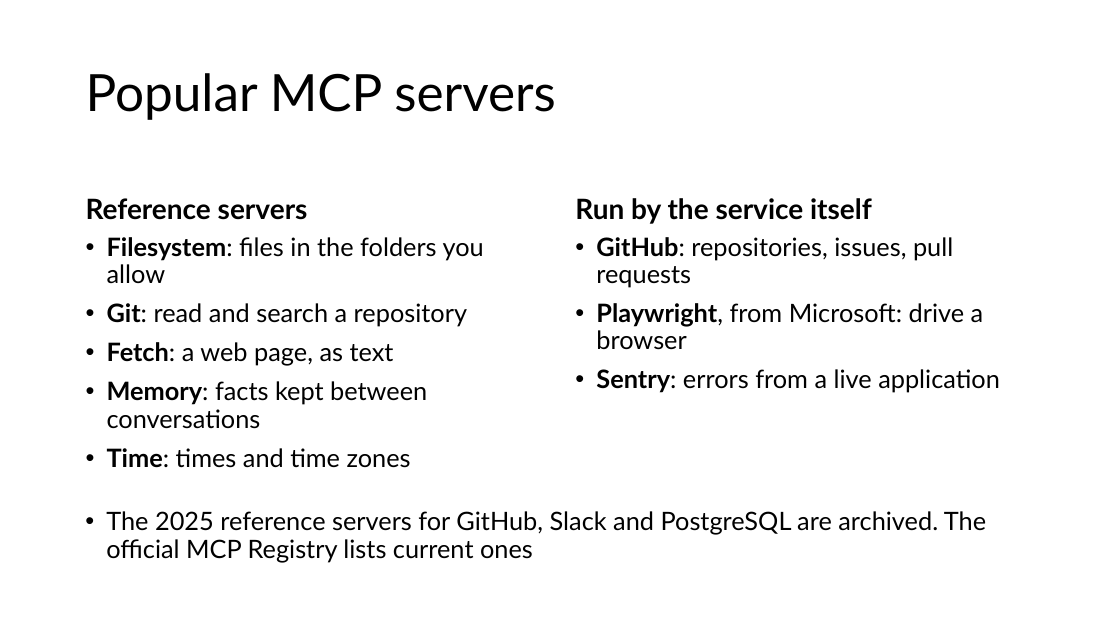
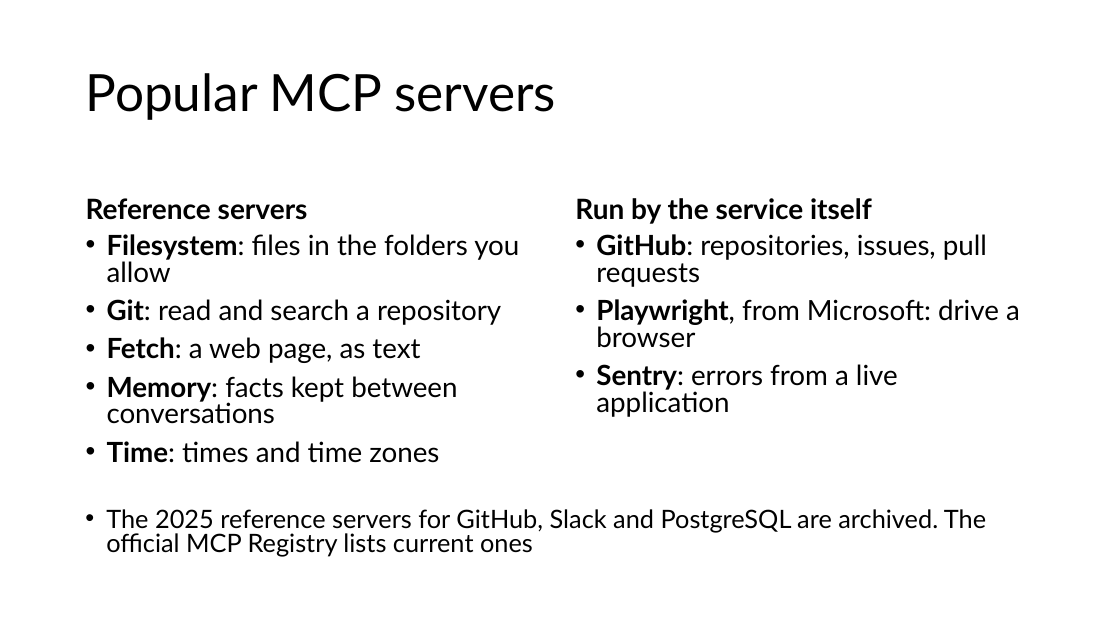
Before and after one commit to Caoimhe-K05/ai-assisted-programming-module, a slide deck: slide 27 of lectures-and-labs/week05/mcp-lecture.pptx. Drawn at 1120x630 pixels with LibreOffice and Linux fonts; fonts in the diff are those of the drawing. Boxes give left, top, right and bottom in pixels: in the first picture for what was removed or moved away, otherwise in the second. Text is boxed around its words. In the diff, an @@ line names an element or a change of style, - is before the commit and + after.

```diff
--- a/lectures-and-labs/week05/mcp-lecture.pptx
+++ b/lectures-and-labs/week05/mcp-lecture.pptx
@@ text "Filesystem: files in the folders ..." at <box>107,234,519,463</box>: size 21.7 to 23.8 pt; line spacing 0.9 to 0.8 @@
@@ text "GitHub: repositories, issues, pull requests" at <box>596,234,1020,417</box>: size 21.7 to 23.8 pt; line spacing 0.9 to 0.8 @@
@@ text "The 2025 reference servers for ..." at <box>106,509,986,557</box>: line spacing 0.9 to 0.8 @@
```
Also in this commit, not shown: 24 other slides changed, 1 other file.
